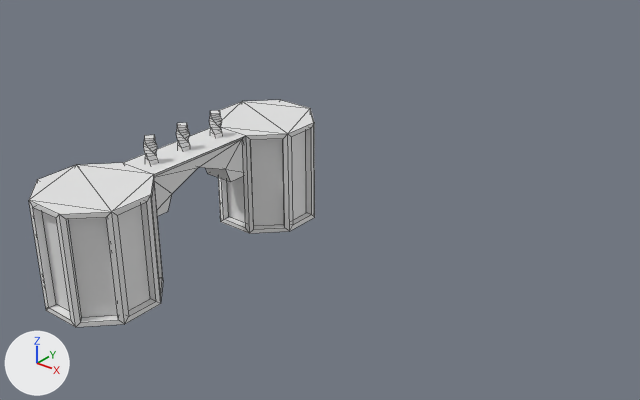
The FBX model DaysInTheSunUnity/Assets/VisDev/Models/Env/sceneone.fbx, before and after one commit.
Rendered twice from a 50 mm lens placed at (11.43, -8.18, 6.29), pointed at (1.79, 3.86, -1.18). Every picture has the same lights, and +X, +Y and +Z are marked at lower left. Mesh edges are drawn as thin lines. Objects named as collision shapes, trigger or cutter boxes, shadow casters or lower levels of detail are left out. Where no turn or scale is listed for an object, it has been applied to the vertices.
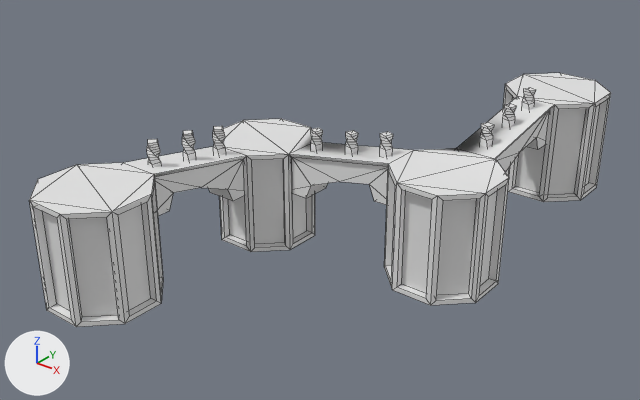
Boxes (x1, y1, x2, y2) around the edits, measured in the pictures (640 x 400 px; the box of a moved part takes in the faces that stretch with it):
'Cylinder', reshaped (103% wider, 12% taller)
    before: (29, 100, 315, 327)
    after: (29, 73, 611, 327)
part 1 of me_cylinder, moved or reshaped
    before: (209, 110, 223, 138)
    after: (213, 126, 226, 155)
part 2 of me_cylinder, moved or reshaped
    before: (176, 123, 190, 152)
    after: (182, 130, 196, 160)
part 3 of me_cylinder, moved or reshaped
    before: (144, 135, 159, 165)
    after: (147, 139, 161, 167)
part 4 of me_cylinder, added
    after: (29, 73, 611, 327)
part 5 of me_cylinder, added
    after: (380, 132, 393, 157)
part 6 of me_cylinder, added
    after: (345, 130, 358, 154)
part 7 of me_cylinder, added
    after: (311, 128, 323, 151)
part 8 of me_cylinder, added
    after: (522, 87, 536, 110)
part 9 of me_cylinder, added
    after: (502, 103, 517, 127)
part 10 of me_cylinder, added
    after: (480, 122, 494, 147)
part 11 of me_cylinder, deleted
    before: (29, 100, 315, 327)

The edits, one by one:
me_cylinder is used by ob_cylinder; location (0.0, 0.0, 0.0).
me_cylinder had 294 vertices, 294 faces and spanned x -0.98..0.98, y -0.98..5.27, z -2.14..0.47.
me_cylinder now has 650 vertices, 652 faces and spans x -0.98..5.27, y -0.97..9.58, z -2.57..0.68.
me_cylinder part 1: the loose piece of 40 vertices spanning x -0.12..0.12, y 2.82..3.05, z -0.1..0.47 is turned 180 degrees about the z axis through its middle, then moved by (0.0, 0.06, -0.34).
me_cylinder part 2: the loose piece of 40 vertices spanning x -0.12..0.12, y 1.97..2.21, z -0.1..0.47 is turned -180 degrees about the z axis through its middle, then moved by (0.0, 0.13, -0.19).
me_cylinder part 3: the loose piece of 40 vertices spanning x -0.12..0.12, y 1.19..1.42, z -0.1..0.47 is turned -180 degrees about the z axis through its middle, then moved by (0.0, 0.06, -0.09).
me_cylinder part 4: a new loose piece of 362 vertices spanning x -0.98..5.27, y -0.97..9.58, z -2.57..0.36, in mat_material_001 (white #e7e7e7).
me_cylinder part 5: a new loose piece of 28 vertices spanning x 2.87..3.11, y 4.19..4.42, z -0.1..0.35, in mat_pillars (white #e7e7e7).
me_cylinder part 6: a new loose piece of 28 vertices spanning x 2.09..2.32, y 4.19..4.42, z -0.27..0.18, in mat_pillars (white #e7e7e7).
me_cylinder part 7: a new loose piece of 28 vertices spanning x 1.24..1.48, y 4.19..4.42, z -0.42..0.03, in mat_pillars (white #e7e7e7).
me_cylinder part 8: a new loose piece of 28 vertices spanning x 4.17..4.41, y 7.17..7.41, z 0.24..0.68, in mat_pillars (white #e7e7e7).
me_cylinder part 9: a new loose piece of 28 vertices spanning x 4.17..4.41, y 6.39..6.63, z 0.12..0.56, in mat_pillars (white #e7e7e7).
me_cylinder part 10: a new loose piece of 28 vertices spanning x 4.17..4.41, y 5.54..5.78, z -0.01..0.44, in mat_pillars (white #e7e7e7).
Part 11, on me_cylinder:
174 vertices are removed from x -0.98..0.98, y -0.98..5.27, z -2.14..-0.02.
180 faces are deleted.
